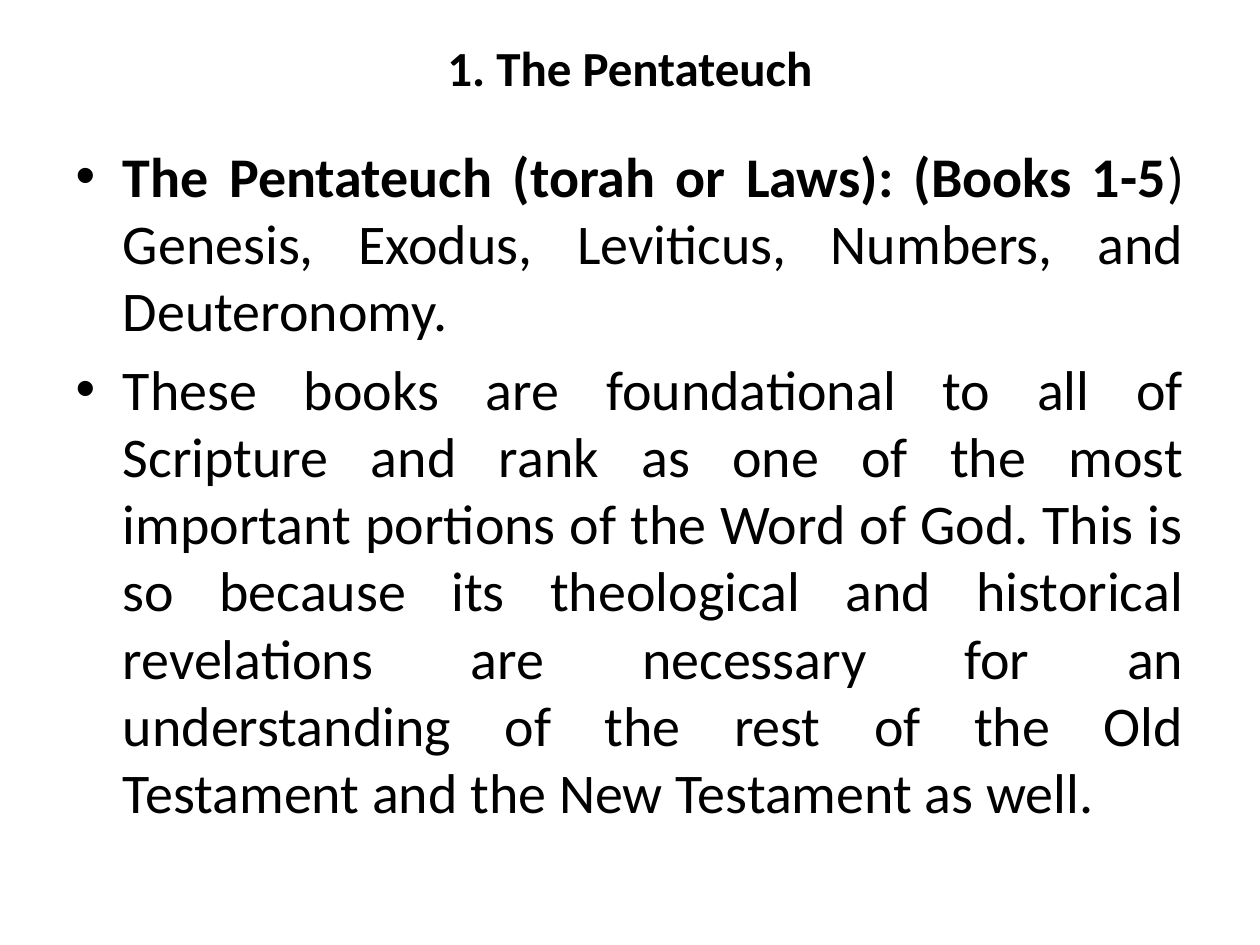
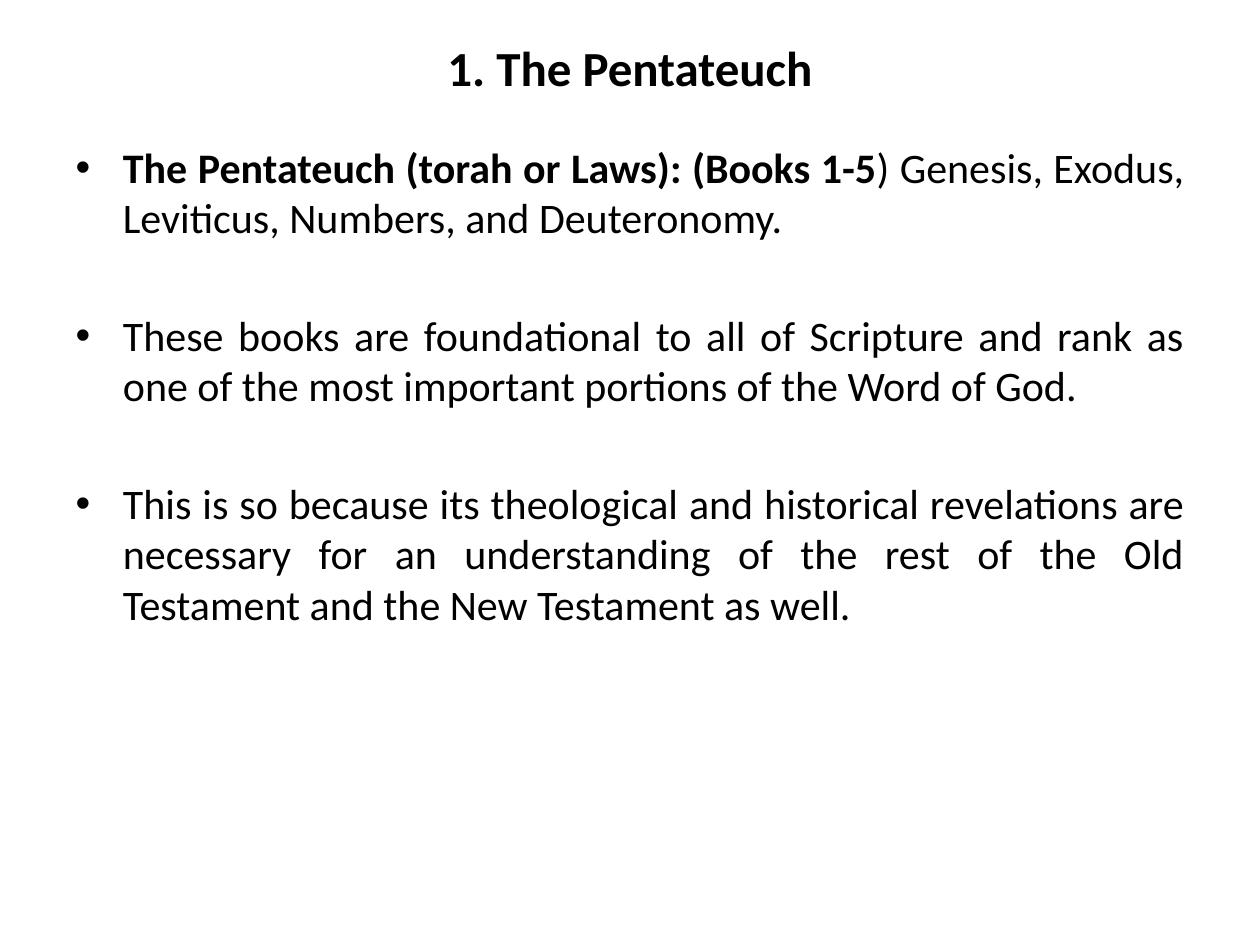
Before and after one commit to mutanganajoseph/Documents, a slide deck: slide 23 of auca/sem-1/intro-to-Bible-study/1 intro to Bible study Notes.pptx (slide 28 before the commit). Drawn at 1260x945 pixels with LibreOffice and Linux fonts; fonts in the diff are those of the drawing. Boxes give left, top, right and bottom in pixels: in the first picture for what was removed or moved away, otherwise in the second. Text is boxed around its words. In the diff, an @@ line names an element or a change of style, - is before the commit and + after.

```diff
--- a/auca/sem-1/intro-to-Bible-study/1 intro to Bible study Notes.pptx
+++ b/auca/sem-1/intro-to-Bible-study/1 intro to Bible study Notes.pptx
@@ text at bbox=[123, 152, 1184, 240]: size 32 to 24 pt in "The Pentateuch (torah or Laws): (Books 1-5) ..."; less space between paragraphs @@
@@ text at bbox=[123, 321, 1184, 621]: text changed; size 32 to 24 pt @@
-• These books are foundational to all of Scripture and rank as one of the most important portions of the Word of God. This is so because its theological and historical revelations are necessary for an understanding of the rest of the Old Testament and the New Testament as well.
+• These books are foundational to all of Scripture and rank as one of the most important portions of the Word of God.
+• This is so because its theological and historical revelations are necessary for an understanding of the rest of the Old Testament and the New Testament as well.
```
Also in this commit, not shown: 44 other slides changed, 1 slide added, 18 slides removed, 1 other file.
